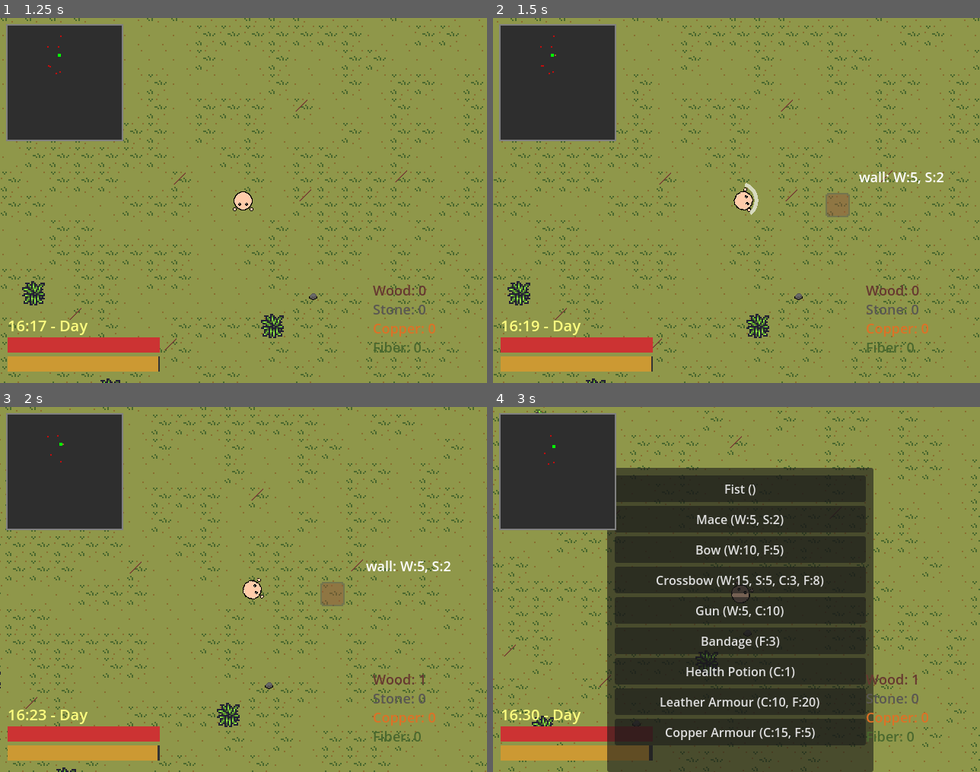
Above: before the commit, frames 1-4 (two rows, left to right).
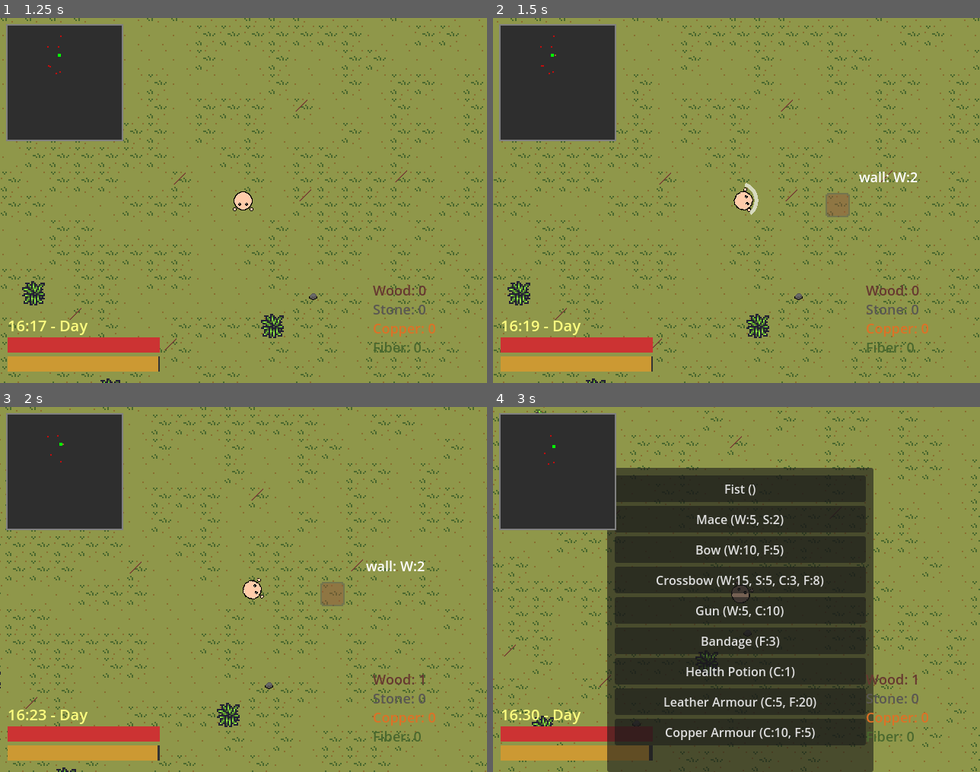
Above: after the commit, the same moments.

Repository: wondertrash/zombwio
Game: Godot game, scene res://startmenu.tscn
Two runs of this game, one before a commit and one after it. Both use one fixed random seed, a clock stepped at 60 frames per second and the inputs below.
Inputs (mouse positions are in pixels of both pictures, inside the frame that each line leads up to):
- Up to frame 1 (1.25 s): click "Play" at 0.5 s
- Up to frame 2 (1.5 s): tap Enter at 1.25 s; move the mouse to (843, 182) at 1.27 s; hold D (right) from 1.28 s (still down); tap B (build) at 1.35 s; click (843, 182) at 1.42 s
- Up to frame 3 (2 s): keep holding D (right)
- Up to frame 4 (3 s): move the mouse to (639, 607) at 2.02 s; release D (right) at 2.03 s; hold S (down) 2.03-2.78 s; tap B (build) at 2.1 s; move the mouse to (785, 509) at 2.77 s; hold D (right) from 2.78 s (still down); tap C (craft) at 2.85 s

Frame 1 is identical in both runs. In frame 2, less than 0.1% of the frame differs, in the area x 85-93%, y 42-46%; in frame 3, less than 0.1%; in frame 4, 0.5%, in the area x 34-68%, y 79-91%.

Commit message:
balance changes

Diff:
--- a/zombwio/buildingsystem.gd
+++ b/zombwio/buildingsystem.gd
@@ -131,17 +131,17 @@
 func get_build_cost(type: String) -> Dictionary:
 	match type:
 		"wall":
-			return {"wood": 5, "stone": 2}
+			return {"wood": 2}
 		"door":
-			return {"wood": 8, "fiber": 3}
+			return {"wood": 5, "fiber": 5}
 		"campfire":
 			return {"wood": 10, "stone": 5}
 		"spiketrap":
-			return {"wood": 8, "stone": 5}
+			return {"wood": 5, "stone": 5}
 		"chest":
 			return {"wood": 15, "fiber": 5}
 		"turret":
-			return {"wood": 20, "stone": 10, "copper": 15}
+			return {"wood": 20, "stone": 20, "copper": 5}
 		_:
 			return {}
 func can_afford(player, cost: Dictionary) -> bool:
--- a/zombwio/craftingui.gd
+++ b/zombwio/craftingui.gd
@@ -10,8 +10,8 @@
 	"Gun": {"wood": 5, "stone": 0, "copper": 10, "fiber": 0, "damage": 80, "range": 300, "type": "gun"},
 	"Bandage": {"wood": 0, "stone": 0, "copper": 0, "fiber": 3, "damage": 0, "range": 0, "type": "heal"},
 	"Health Potion": {"wood": 0, "stone": 0, "copper": 1, "fiber": 0, "damage": 0, "range": 0, "type": "heal"},
-	"Leather Armour": {"wood": 0, "stone": 0, "copper": 10, "fiber": 20, "damage": 0, "range": 0, "type": "armour"},
-	"Copper Armour": {"wood": 0, "stone": 0, "copper": 15, "fiber": 5, "damage": 0, "range": 0, "type": "armour"}
+	"Leather Armour": {"wood": 0, "stone": 0, "copper": 5, "fiber": 20, "damage": 0, "range": 0, "type": "armour"},
+	"Copper Armour": {"wood": 0, "stone": 0, "copper": 10, "fiber": 5, "damage": 0, "range": 0, "type": "armour"}
 }
 var craft_sound: AudioStream = load("res://sounds/craft.wav")
 func _ready() -> void:
--- a/zombwio/daynightcycle.gd
+++ b/zombwio/daynightcycle.gd
@@ -37,10 +37,13 @@
 	var current_hour = time_of_day * 24.0
 	return current_hour >= night_start_hour or current_hour < day_start_hour
 func update_zombie_stats():
+	var player = get_tree().get_first_node_in_group("player")
+	var game_time = player.survival_time if player else 0
 	var zombie_manager = get_tree().current_scene.get_node_or_null("zombiemanager")
 	if zombie_manager:
 		if is_night():
-			zombie_manager.max_zombies = 128
+			var time_multiplier = 1.0 + (game_time / 180.0)
+			zombie_manager.max_zombies = int(80 * time_multiplier)
 		else:
 			zombie_manager.max_zombies = 64
 	var zombies = get_tree().get_nodes_in_group("zombie")
--- a/zombwio/death.gd
+++ b/zombwio/death.gd
@@ -29,7 +29,7 @@
 	add_child(time_text)
 	var stats_text = Label.new()
 	stats_text.text = "Zombies Killed: %d\nResources Collected: %d\nBuildings Placed: %d" % [
-		zombie.zombies_killed if player else 0,
+		player.zombies_killed if player else 0,
 		player.resources_collected if player else 0,
 		player.buildings_placed if player else 0
 	]
--- a/zombwio/fastzombie.gd
+++ b/zombwio/fastzombie.gd
@@ -78,6 +78,9 @@
 	await get_tree().create_timer(0.1).timeout
 	modulate = Color(1, 0.3, 0.3)
 	if health <= 0:
+		var player = get_tree().get_first_node_in_group("player")
+		if player:
+			player.zombies_killed += 1
 		zombies_killed += 1
 		var blood = Node2D.new()
 		blood.global_position = global_position
--- a/zombwio/player.gd
+++ b/zombwio/player.gd
@@ -27,6 +27,7 @@
 var bow_sprite: Sprite2D
 var crossbow_sprite: Sprite2D
 var gun_sprite: Sprite2D
+var zombies_killed: int = 0
 var campfire_hunger_multiplier: float = 0.2
 var cardinal_direction: Vector2 = Vector2.DOWN
 var resources_collected: int = 0
@@ -77,6 +78,7 @@
 		randf_range(16, map_size.x - 16),
 		randf_range(16, map_size.y - 16)
 	)
+	var player = get_tree().get_first_node_in_group("player")
 	var camera = Camera2D.new()
 	camera.enabled = true
 	camera.position_smoothing_enabled = true
--- a/zombwio/tankzombie.gd
+++ b/zombwio/tankzombie.gd
@@ -79,6 +79,9 @@
 	await get_tree().create_timer(0.1).timeout
 	modulate = Color(0.5, 0.5, 1)
 	if health <= 0:
+		var player = get_tree().get_first_node_in_group("player")
+		if player:
+			player.zombies_killed += 1
 		zombies_killed += 1
 		var blood = Node2D.new()
 		blood.global_position = global_position
--- a/zombwio/zombie.gd
+++ b/zombwio/zombie.gd
@@ -83,7 +83,9 @@
 	await get_tree().create_timer(0.1).timeout
 	modulate = Color(1, 1, 1)
 	if health <= 0:
-		zombies_killed += 1
+		var player = get_tree().get_first_node_in_group("player")
+		if player:
+			player.zombies_killed += 1
 		var blood = Node2D.new()
 		blood.global_position = global_position
 		for i in range (8):
--- a/zombwio/zombiemanager.gd
+++ b/zombwio/zombiemanager.gd
@@ -11,6 +11,10 @@
 	for i in range(max_zombies):
 		spawn_zombie()
 func _process(delta):
+	var game_time = get_tree().current_scene.get_node("Player").survival_time if get_tree().get_first_node_in_group("player") else 0
+	var time_bonus = int(game_time / 180.0) * 8
+	max_zombies = 64 + time_bonus
+	max_zombies = min(max_zombies, 255)
 	zombies = zombies.filter(func(z): return is_instance_valid(z))
 	while zombies.size() < max_zombies:
 		spawn_zombie()
@@ -19,11 +23,14 @@
 	if not player:
 		return
 	var spawn_pos = get_valid_spawn_location(player.global_position)
+	var game_time = player.survival_time
+	var special_chance = 0.3 + (game_time / 180.0) * 0.2
+	special_chance = min(special_chance, 0.7)
 	var rand = randf()
 	var zombie
-	if rand < 0.7:
+	if rand < (1.0 - special_chance):
 		zombie = zombie_scene.instantiate()
-	elif rand < 0.9:
+	elif rand < (1.0 - special_chance * 0.5):
 		zombie = fast_zombie_scene.instantiate()
 	else:
 		zombie = tank_zombie_scene.instantiate()
